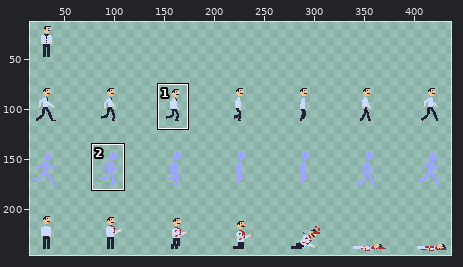
Sprite sheet: assets/officeSheet.png. The first picture is a wide view before the edit; the outline marks the close-up.
Close-up. As it was:
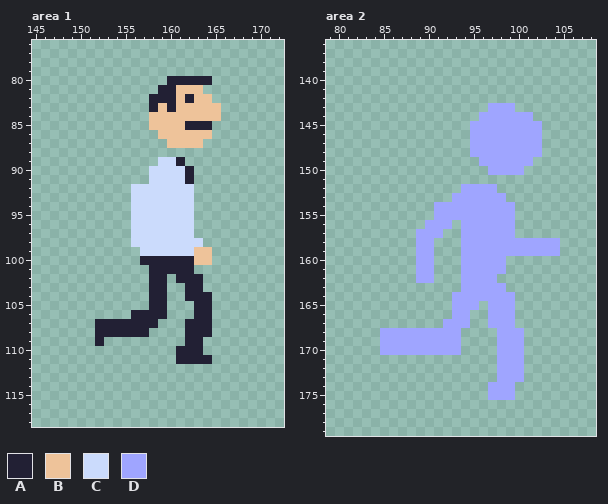
The file is 448x256 pixels. Shown: area 1: x 145..172, y 76..118; area 2: x 79..108, y 136..179. The wide view leaves out empty margins. The commit also changed other parts of the picture, which this record leaves out.
Palette (. is transparent): A #222034  B #eec39a  C #cbdbfc  D #9fa5ff
Once edited:
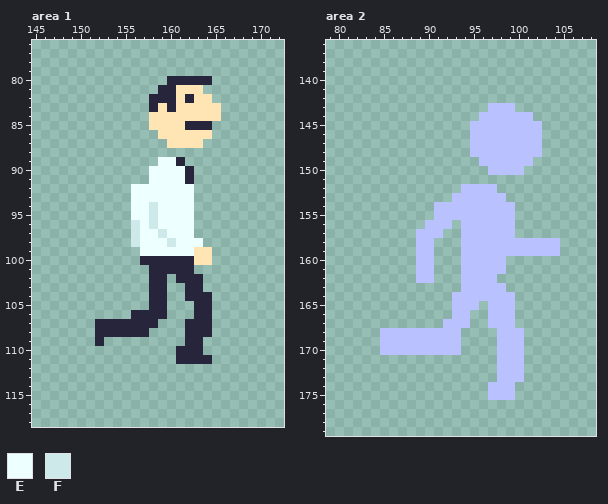
Colours new in this view: E #edffff  F #cee9e9
Change:
Colour A changes from #222034 to #27253c.
Colour B changes from #eec39a to #ffe4b4.
Colour D changes from #9fa5ff to #bac1ff.
Area 1:
The author changed colour C to colour E in row 89 at x 159 to 160; in rows 90 to 91 at x 158 to 161; in rows 92 to 93 at x 156 to 162; in rows 94 to 95 at x 156 to 157 and 159 to 162; in row 96 at x 157 and 159 to 162; in row 97 at x 157 to 158 and 160 to 162.
The author changed colour C to colour E in row 98 at x 157 to 159 and 161 to 163; in row 99 at x 157 to 162.
The author changed colour C to colour F in rows 94 to 95 at x 158; in row 96 at x 156 and 158; in row 97 at x 156 and 159; in row 98 at x 156 and 160.
Where, in picture pixels (left, top, right, bottom), the same in both close-ups:
changed: (95, 76, 221, 364)
changed: (380, 103, 560, 400)
